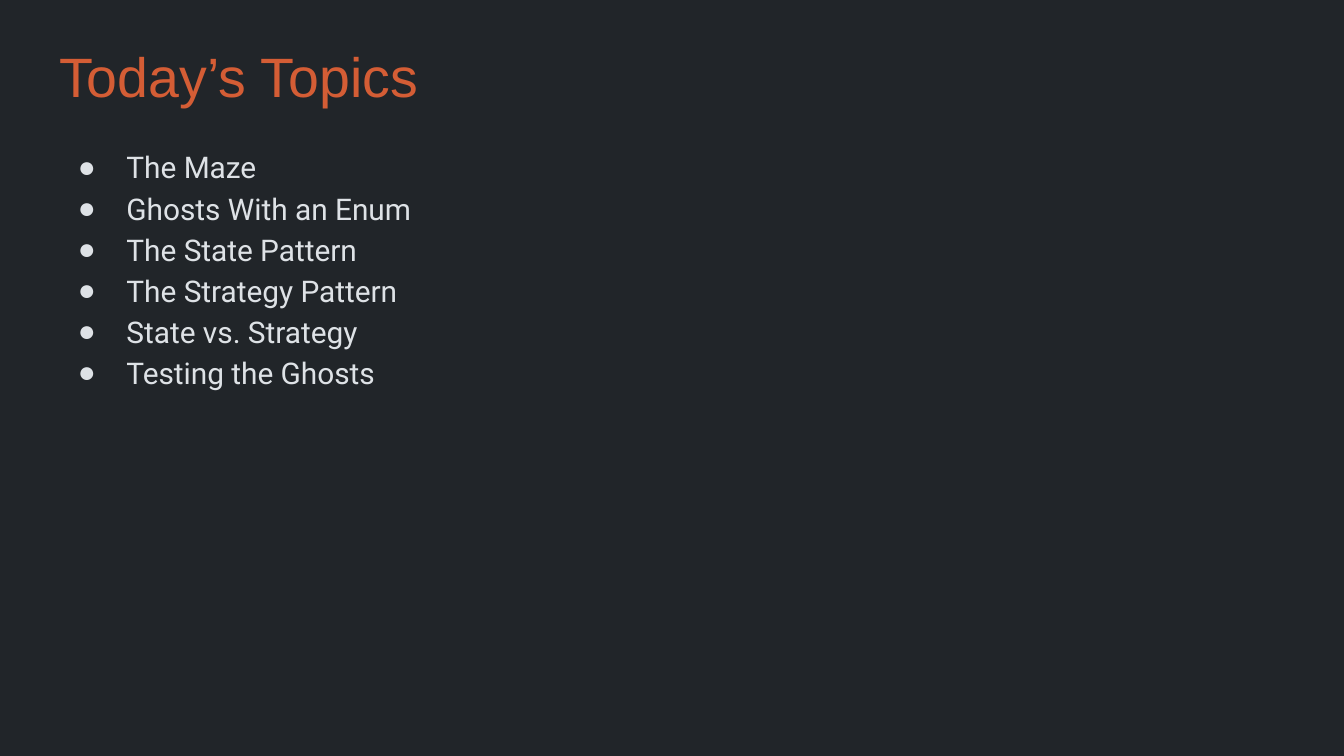
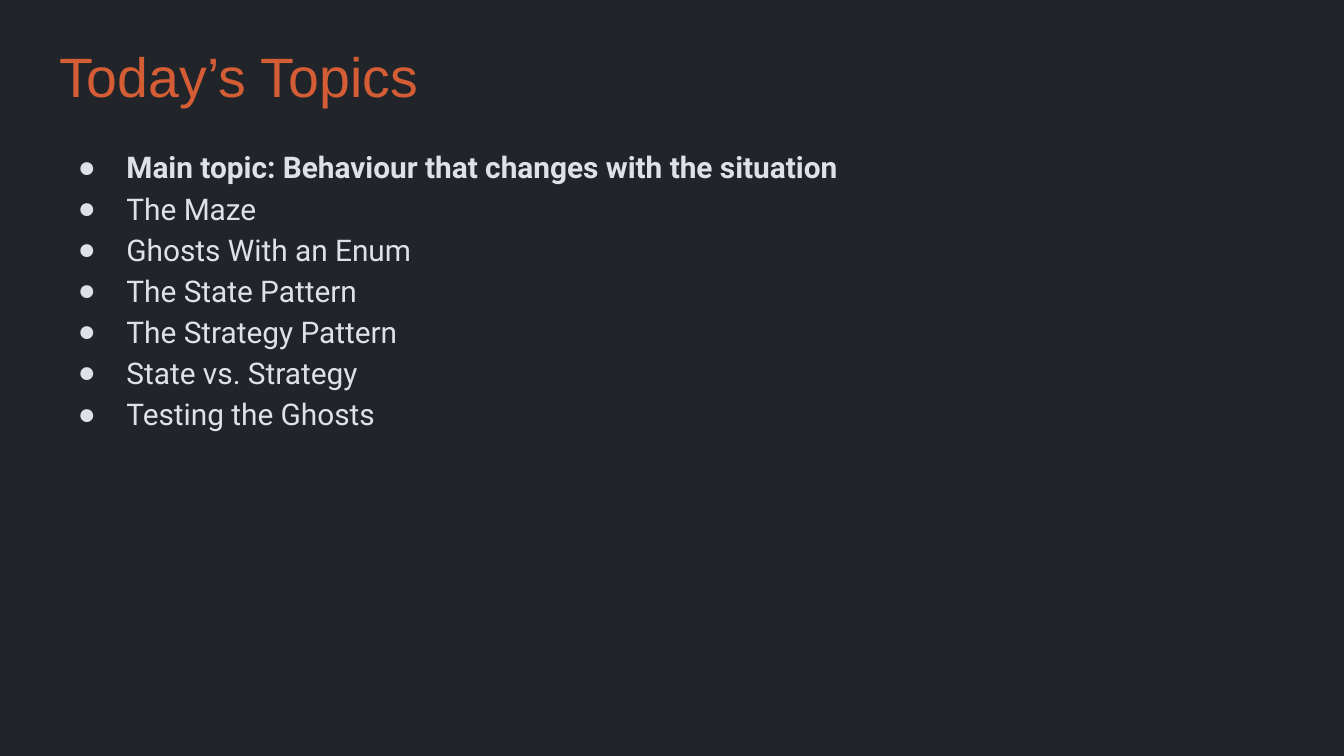
Before and after one commit to Metamate/gar, a slide deck: slide 4 of slides/05 Pac-Man.pptx. Drawn at 1344x756 pixels with LibreOffice and Linux fonts; fonts in the diff are those of the drawing. Boxes give left, top, right and bottom in pixels: in the first picture for what was removed or moved away, otherwise in the second. Text is boxed around its words. In the diff, an @@ line names an element or a change of style, - is before the commit and + after.

```diff
--- a/slides/05 Pac-Man.pptx
+++ b/slides/05 Pac-Man.pptx
@@ text at (x1=126, y1=155, x2=837, y2=184): paragraph added @@
+● Main topic: Behaviour that changes with the situation
```
Also in this commit, not shown: 25 other files.
